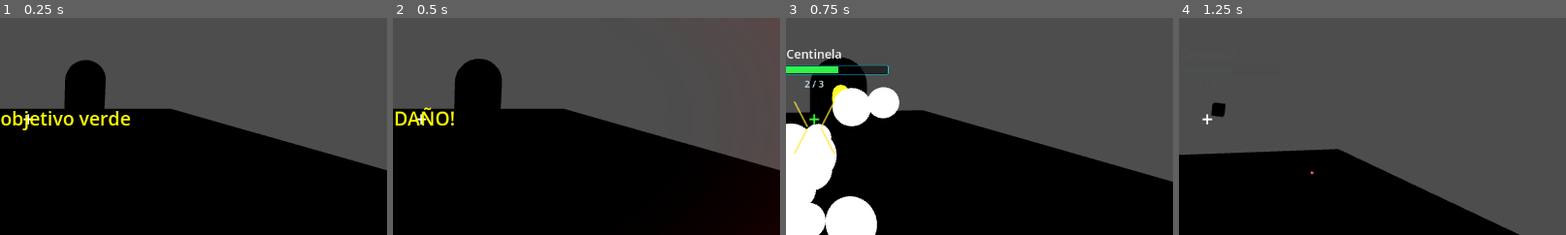
Above: before the commit, frames 1-4 (left to right).
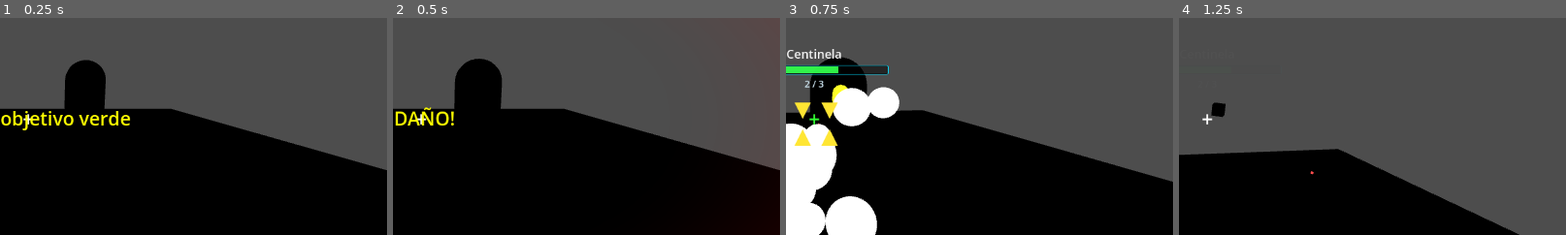
Above: after the commit, the same moments.

Repository: kilder16/NEXUS
Game: Godot game, scene res://scenes/levels/test_level.tscn
The game is run twice, just before and just after one commit, with the same random seed, the same clock (stepped at 60 frames per second) and the same inputs. This scene is started directly instead of the project's main scene.
Inputs (mouse positions are % of the whole screen's width and height, from its top left):
- Up to frame 1 (0.25 s): no input
- Up to frame 2 (0.5 s): no input
- Up to frame 3 (0.75 s): tap Enter at 0.5 s; move the mouse to (55, 50) at 0.52 s; hold Up from 0.53 s (still down); tap Q at 0.6 s; click (55, 50) at 0.67 s
- Up to frame 4 (1.25 s): keep holding Up; tap Space at 0.77 s
The pictures show only the part of the screen within x 46-96%, y 27-77%; the shares and areas given below are measured in that part.

Frames 1-2 are identical in both runs. In frame 3, 0.9% of the frame differs, in the area x 2-14%, y 38-63%; in frame 4, nothing differs.

Commit message:
polish(hud): hitmarker chevrons sólidos + centrado vertical + duración
Tres ajustes de polish visual del hitmarker:
- Caracteres unicode cambiados de ╲ ╱ (slashes delgados) a
  ▼ ▲ (triángulos sólidos) para mejor visibilidad.
- Offset vertical -8px para compensar la diferencia entre
  baseline del Label y centro visual, alineando con el
  crosshair "+".
- Duración aumentada de 250ms a 450ms total (100ms fijo +
  350ms fade) para que el parpadeo sea perceptible.

Co-Authored-By: Claude Opus 4.7 (1M context) <noreply@anthropic.com>

Diff:
--- a/scenes/ui/hud.tscn
+++ b/scenes/ui/hud.tscn
@@ -195,6 +195,8 @@
 anchors_preset = 15
 anchor_right = 1.0
 anchor_bottom = 1.0
+offset_top = -8.0
+offset_bottom = -8.0
 grow_horizontal = 2
 grow_vertical = 2
 mouse_filter = 2
@@ -213,7 +215,7 @@
 mouse_filter = 2
 theme_override_colors/font_color = Color(1, 1, 1, 1)
 theme_override_font_sizes/font_size = 32
-text = "╲"
+text = "▼"
 horizontal_alignment = 1
 vertical_alignment = 1
 
@@ -226,7 +228,7 @@
 mouse_filter = 2
 theme_override_colors/font_color = Color(1, 1, 1, 1)
 theme_override_font_sizes/font_size = 32
-text = "╱"
+text = "▼"
 horizontal_alignment = 1
 vertical_alignment = 1
 
@@ -239,7 +241,7 @@
 mouse_filter = 2
 theme_override_colors/font_color = Color(1, 1, 1, 1)
 theme_override_font_sizes/font_size = 32
-text = "╱"
+text = "▲"
 horizontal_alignment = 1
 vertical_alignment = 1
 
@@ -253,7 +255,7 @@
 mouse_filter = 2
 theme_override_colors/font_color = Color(1, 1, 1, 1)
 theme_override_font_sizes/font_size = 32
-text = "╲"
+text = "▲"
 horizontal_alignment = 1
 vertical_alignment = 1
 
--- a/scripts/ui/hud.gd
+++ b/scripts/ui/hud.gd
@@ -228,7 +228,10 @@
 	hitmarker.modulate = color
 	hitmarker.modulate.a = 1.0
 	_hitmarker_tween = create_tween()
-	_hitmarker_tween.tween_property(hitmarker, "modulate:a", 0.0, 0.25)
+	# Visible fijo 100ms + fade out 350ms = 450ms total. Suficiente para
+	# que el ojo registre el flash sin convertirlo en estorbo visual.
+	_hitmarker_tween.tween_interval(0.1)
+	_hitmarker_tween.tween_property(hitmarker, "modulate:a", 0.0, 0.35)
 
 func show_message(text: String, duration: float = 2.0):
 	if message_label:
